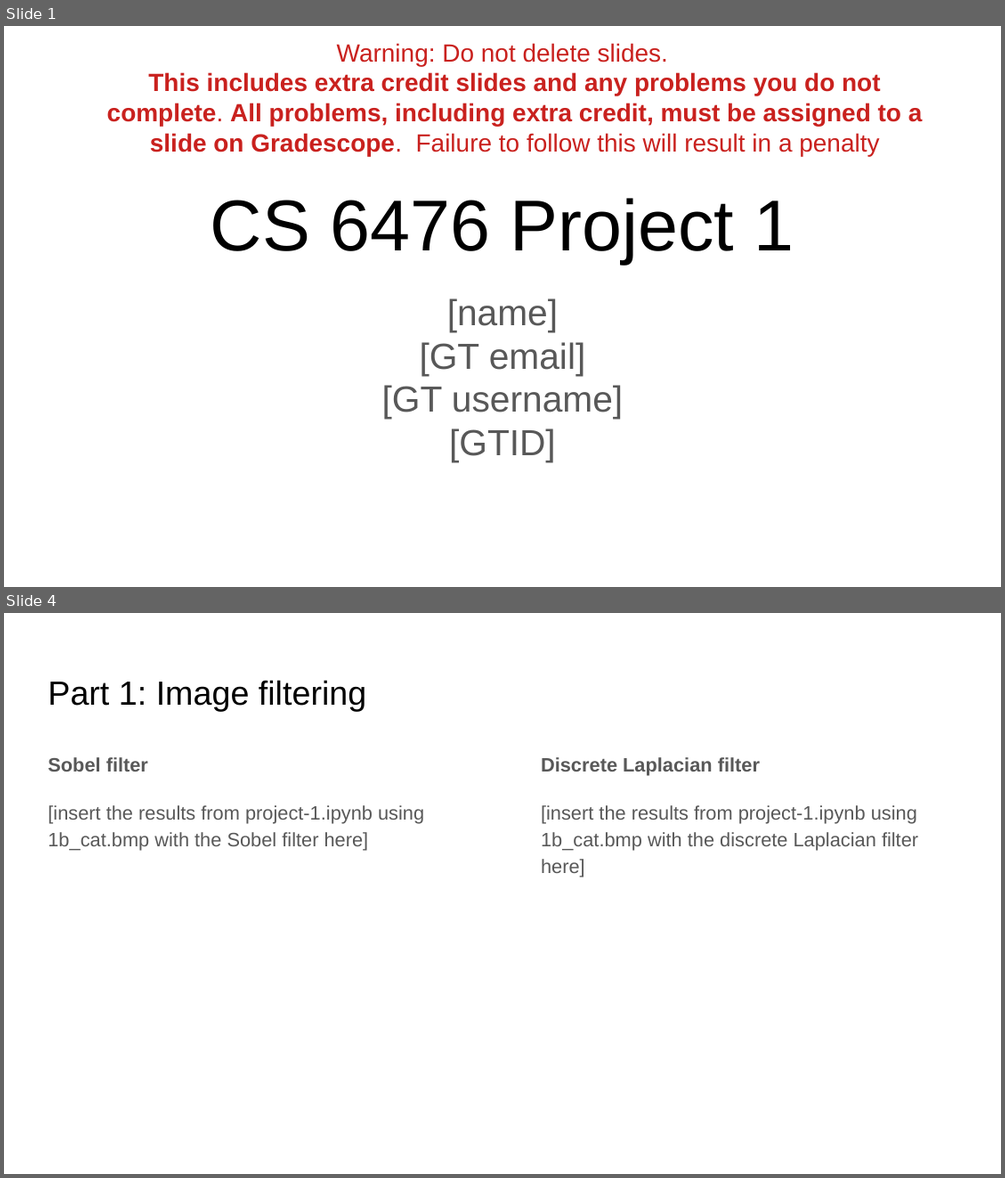
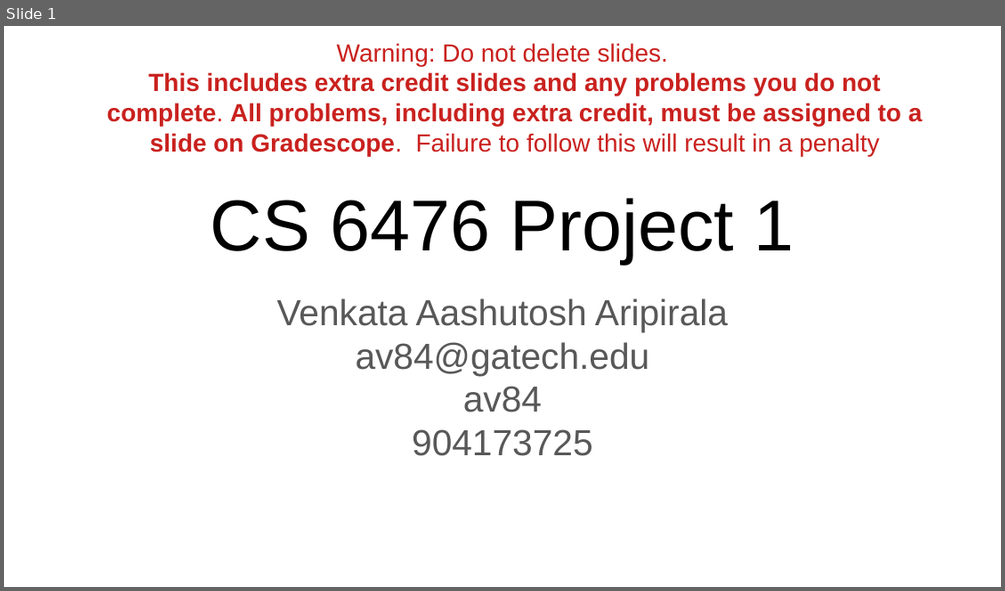
Before and after one commit to aashutoshav/Computer-Vision-Project-1, a slide deck: docs/report.pptx. Shown one above the other, each under a label of ours: slides 1 and 4 before the commit, slide 1 after it; the slides between them are not shown. The pictures are 1005x1178 and 1005x591 pixels, drawn with LibreOffice and Linux fonts; fonts in the diff are those of the drawing. Boxes give left, top, right and bottom in pixels: in the first picture for what was removed or moved away, otherwise in the second. Text is boxed around its words. In the diff, an @@ line names an element or a change of style, - is before the commit and + after.

Commit message:
working project repo

```diff
--- a/docs/report.pptx
+++ b/docs/report.pptx
@@ slide 4 removed at (x1=4, y1=613, x2=1001, y2=1174), background #FFFFFF @@
@@ title removed at (x1=48, y1=680, x2=366, y2=711) @@
-Part 1: Image filtering
@@ text removed at (x1=48, y1=757, x2=424, y2=851) @@
-Sobel filter
-[insert the results from project-1.ipynb using 1b_cat.bmp with the Sobel filter here]
@@ text removed at (x1=541, y1=757, x2=918, y2=877) @@
-Discrete Laplacian filter
-[insert the results from project-1.ipynb using 1b_cat.bmp with the discrete Laplacian filter here]
@@ slide 1 changed as well @@
@@ text at (x1=277, y1=298, x2=728, y2=456): text changed @@
-[name]
-[GT email]
-[GT username]
-[GTID]
+Venkata Aashutosh Aripirala
+av84@gatech.edu
+av84
+904173725
```
Also in this commit, not shown: 17 other slides changed, 2 slides added, 1 other slide removed, 22 other files.
